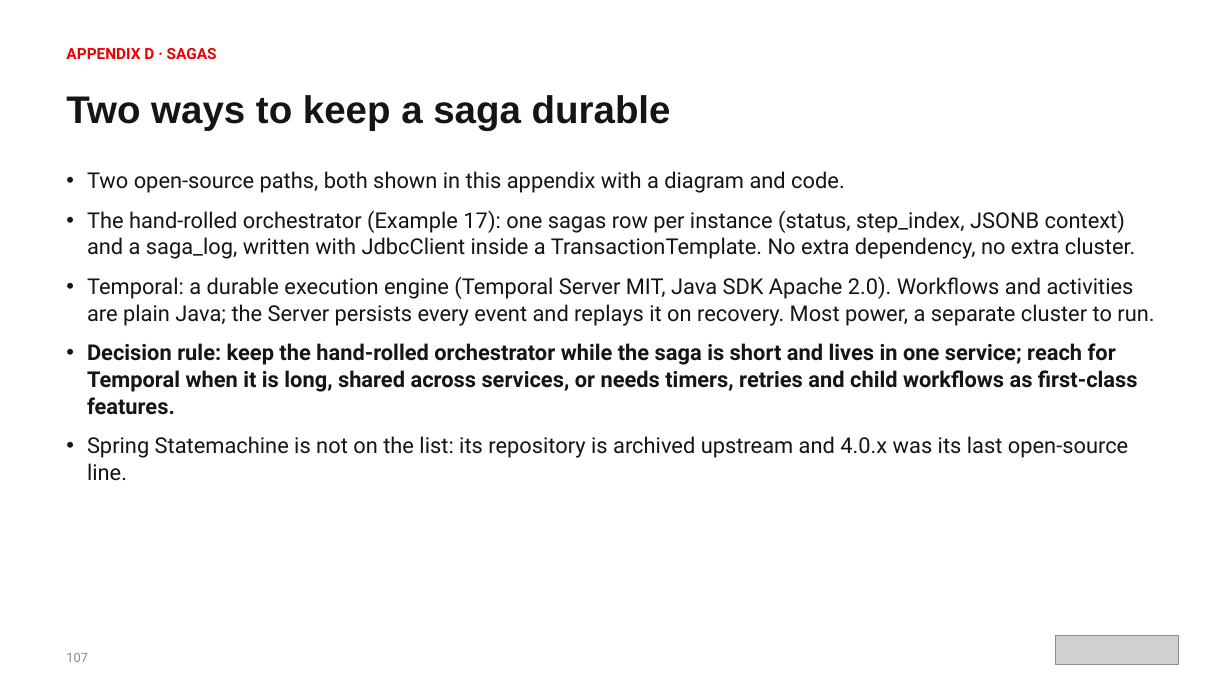
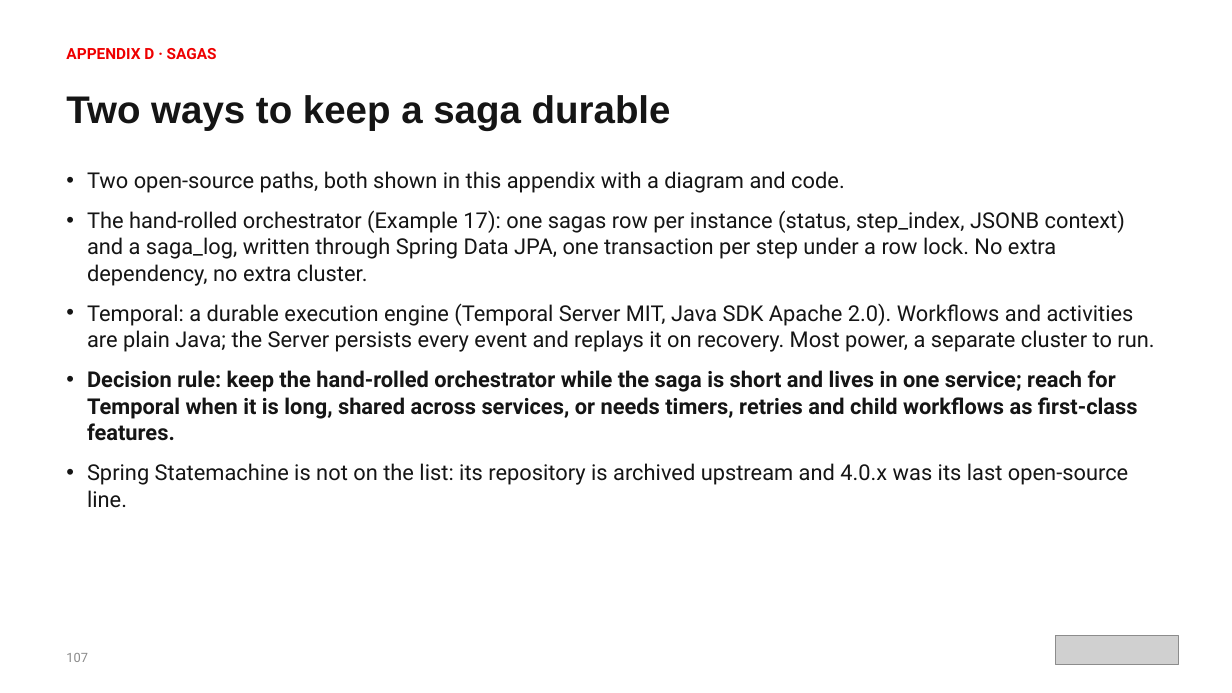
Before and after one commit to patterncatalyst/cloud-native-design-patterns, a slide deck: slide 126 of lgtm-presentation/Designing-Cloud-Native-APIs-Spring.pptx. Drawn at 1232x693 pixels with LibreOffice and Linux fonts; fonts in the diff are those of the drawing; grey boxes stand for pictures. Boxes give left, top, right and bottom in pixels: in the first picture for what was removed or moved away, otherwise in the second. Text is boxed around its words. In the diff, an @@ line names an element or a change of style, - is before the commit and + after.

Commit message:
docs(deck): Spring deck follows the idiomatic examples (S13)

```diff
--- a/lgtm-presentation/Designing-Cloud-Native-APIs-Spring.pptx
+++ b/lgtm-presentation/Designing-Cloud-Native-APIs-Spring.pptx
@@ text at <box>87,210,1125,286</box>: text changed @@
-• The hand-rolled orchestrator (Example 17): one sagas row per instance (status, step_index, JSONB context) and a saga_log, written with JdbcClient inside a TransactionTemplate. No extra dependency, no extra cluster.
+• The hand-rolled orchestrator (Example 17): one sagas row per instance (status, step_index, JSONB context) and a saga_log, written through Spring Data JPA, one transaction per step under a row lock. No extra dependency, no extra cluster.
```
Also in this commit, not shown: 8 other slides changed, 2 other files.
